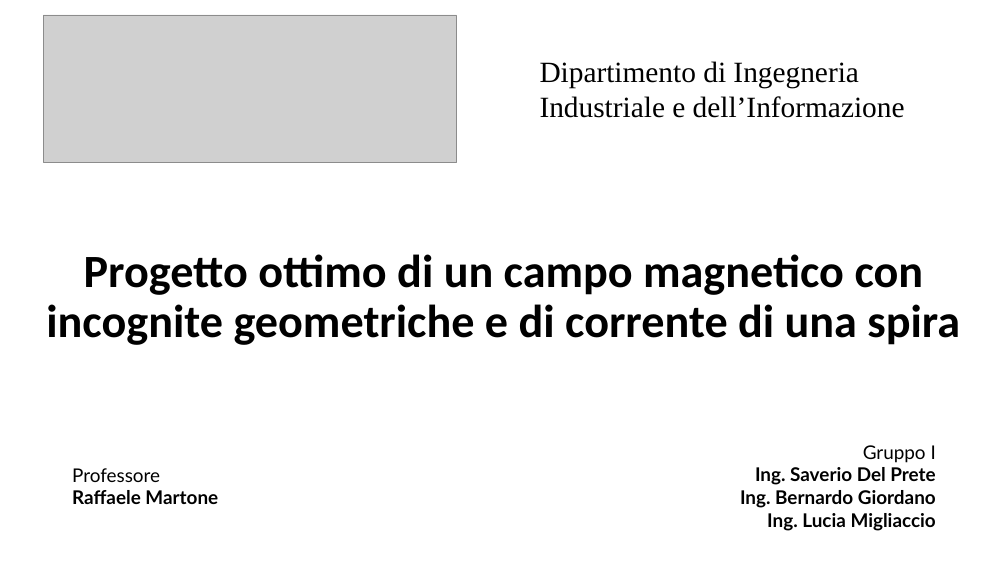
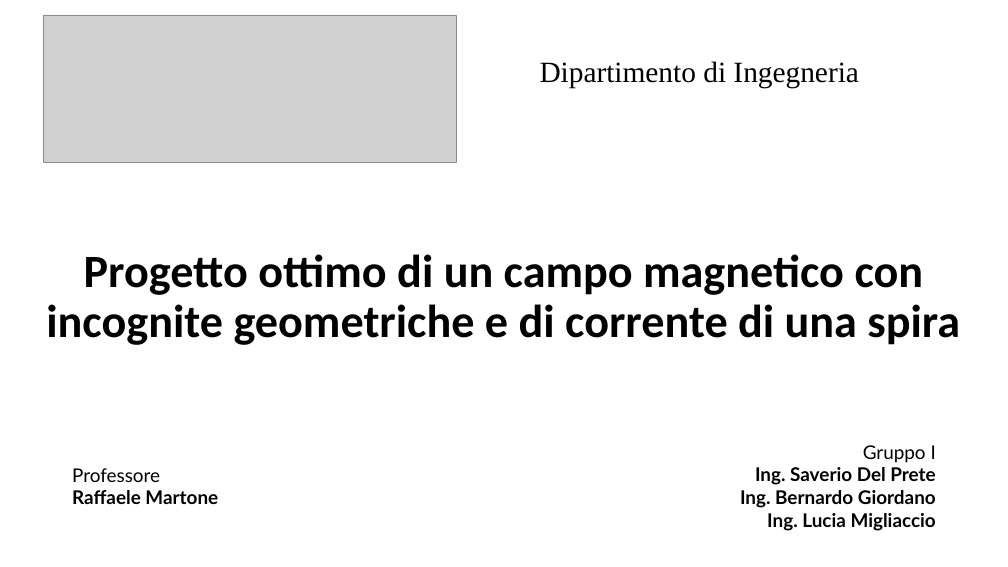
Before and after one commit to BernardoGiordano/NelderMeadMethod, a slide deck: slide 1 of writeup/Slides.pptx. Drawn at 1008x567 pixels with LibreOffice and Linux fonts; fonts in the diff are those of the drawing; grey boxes stand for pictures; background and template pictures are left out. Boxes give left, top, right and bottom in pixels: in the first picture for what was removed or moved away, otherwise in the second. Text is boxed around its words. In the diff, an @@ line names an element or a change of style, - is before the commit and + after.

```diff
--- a/writeup/Slides.pptx
+++ b/writeup/Slides.pptx
@@ text at box(540, 96, 905, 118): paragraph removed @@
-Industriale e dell’Informazione
```
Also in this commit, not shown: 18 other slides changed, 9 other files.
